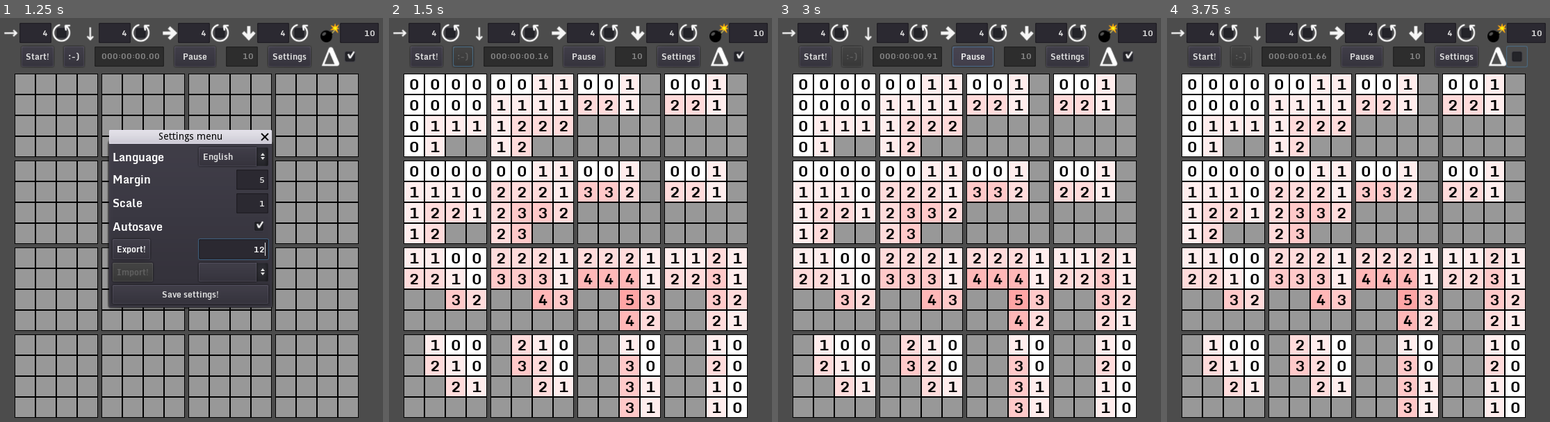
Above: before the commit, frames 1-4 (left to right).
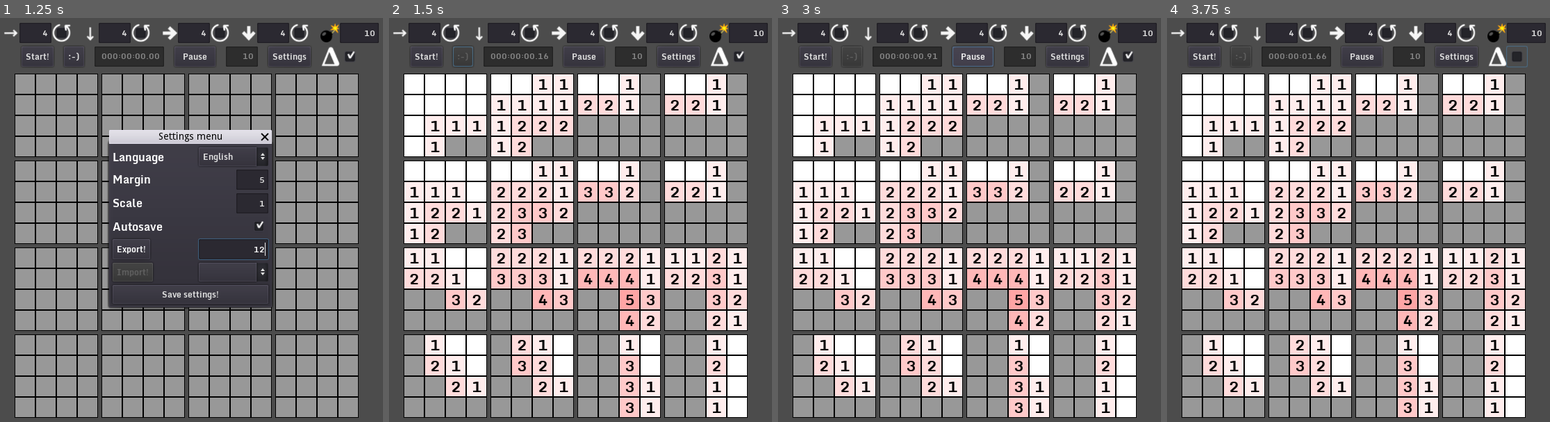
Above: after the commit, the same moments.

Repository: Alzager/4D-Minesweeper-Archived
Game: Godot game, scene res://Main.tscn
The game is run twice, just before and just after one commit, with the same random seed, the same clock (stepped at 60 frames per second) and the same inputs.
Inputs (mouse positions are in pixels of both pictures, inside the frame that each line leads up to):
- Up to frame 1 (1.25 s): click (233, 248) at 0.52 s; type "12" at 0.6 s
- Up to frame 2 (1.5 s): click ":-)" at 1.25 s
- Up to frame 3 (3 s): click "Pause" at 2 s; click "Resume" at 2.75 s
- Up to frame 4 (3.75 s): click (1515, 54) at 3.5 s

Frame 1 is identical in both runs. In frame 2, 1.5% of the frame differs, in the area x 5-93%, y 15-98%; in frame 3, 1.5%; in frame 4, 1.5%.

Commit message:
only display 0s with uncovered neighbors

Diff:
--- a/source/Block.gd
+++ b/source/Block.gd
@@ -13,6 +13,7 @@
 var _lowlighted = false
 var _delta_number = number
 var _changed = false
+var _delta_zero = true
 var coordinates = [-1, -1, -1, -1]
 var mine = false
 var state = "covered" # in {"covered", "uncovered", "flagged"}
@@ -70,7 +71,10 @@
 						$Sprite.set_texture(_mine_texture)
 						_target_background = Color(0.5, 0.5, 0.5)
 					else:
-						$Number.visible = true
+						if int($Number.text) == 0 && _delta_zero:
+							$Number.visible = false
+						else:
+							$Number.visible = true
 						$Sprite.visible = false
 						if int($Number.text) >= 0:
 							_target_background = Color(0.5, 0.5 - int($Number.text) * 0.07, 0.5 - int($Number.text) * 0.07)
@@ -91,7 +95,10 @@
 					$Sprite.set_texture(_mine_texture)
 					_target_background = Color(1, 0, 0)
 				else:
-					$Number.visible = true
+					if int($Number.text) == 0 && _delta_zero:
+						$Number.visible = false
+					else:
+						$Number.visible = true
 					$Sprite.visible = false
 					if int($Number.text) >= 0:
 						_target_background = Color(1, 1 - int($Number.text) * 0.07, 1 - int($Number.text) * 0.07)
@@ -188,6 +195,8 @@
 		get_neighbors()
 	if state == "covered":
 		state = "uncovered"
+		for i in neighbors:
+			global.blocks[i[0]][i[1]][i[2]][i[3]].update_delta_zero()
 		if ! global.running:
 			global.set_running(true)
 			global.starting_time = OS.get_ticks_msec()
@@ -247,6 +256,8 @@
 	_changed = _changed || _temp_changed
 
 func change_delta(how):
+	if recalc_neighbors:
+		get_neighbors()
 	var _temp_changed = false
 	if how == 1:
 		_delta_number = _delta_number + 1
@@ -254,4 +265,15 @@
 	elif how == -1:
 		_delta_number = _delta_number - 1
 		_temp_changed = true
-	_changed = _changed || _temp_changed
+	update_delta_zero()
+	_changed = _changed || _temp_changed
+
+func update_delta_zero():
+	var _local_delta_zero
+	_local_delta_zero = true
+	if _delta_number == 0:
+		for i in neighbors:
+			_local_delta_zero = _local_delta_zero && ! global.blocks[i[0]][i[1]][i[2]][i[3]].state == "covered"
+	if ! _local_delta_zero == _delta_zero:
+		_delta_zero = _local_delta_zero
+		_changed = true
Not shown, added: dist/exports/Harder_000_09_19.00
